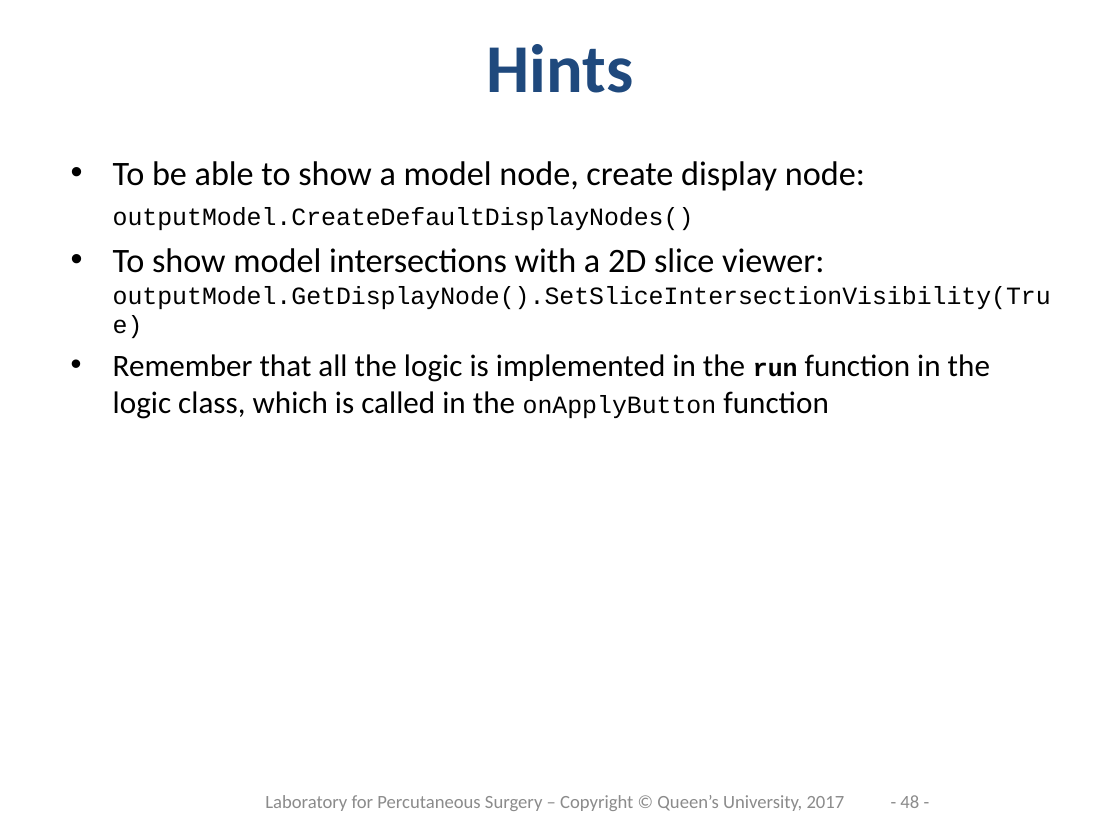
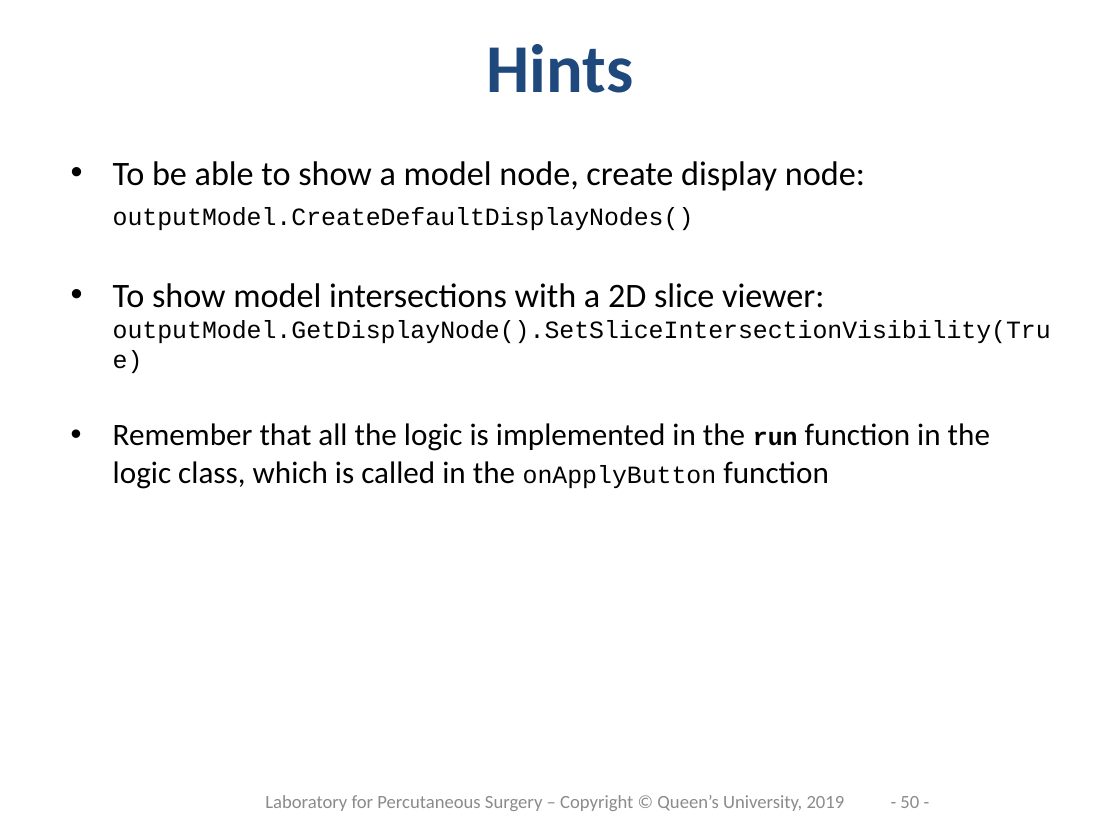
Before and after one commit to PerkLab/PerkLabBootcamp, a slide deck: slide 50 of Doc/day3_2_SlicerProgramming.pptx (slide 48 before the commit). Drawn at 1120x840 pixels with LibreOffice and Linux fonts; fonts in the diff are those of the drawing; background and template pictures are left out. Boxes give left, top, right and bottom in pixels: in the first picture for what was removed or moved away, otherwise in the second. Text is boxed around its words. In the diff, an @@ line names an element or a change of style, - is before the commit and + after.

Commit message:
Update Slicer programming tutorial to use ui files

```diff
--- a/Doc/day3_2_SlicerProgramming.pptx
+++ b/Doc/day3_2_SlicerProgramming.pptx
@@ text "To be able to show ..." rewrapped from (113,161,1051,419) to (113,161,1051,489) @@
@@ text at (265,795,845,811): text changed @@
-Laboratory for Percutaneous Surgery – Copyright © Queen’s University, 2017
+Laboratory for Percutaneous Surgery – Copyright © Queen’s University, 2019
@@ page number at (900,796,919,808): text changed @@
-- 48 -
+- 50 -
```
Also in this commit, not shown: 47 other slides changed, 2 slides added.
